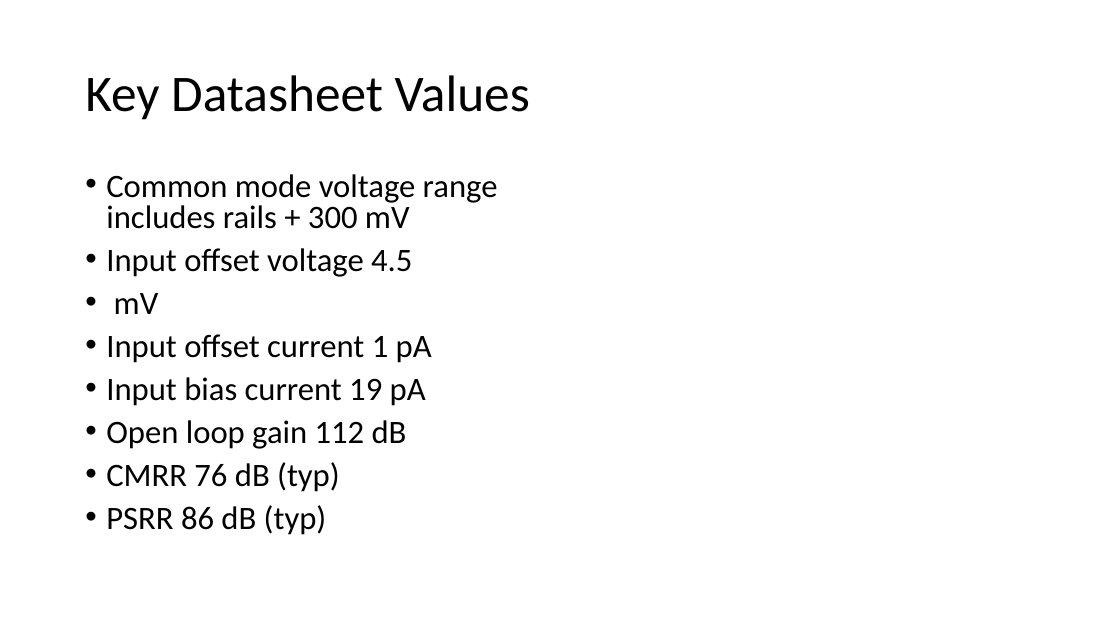
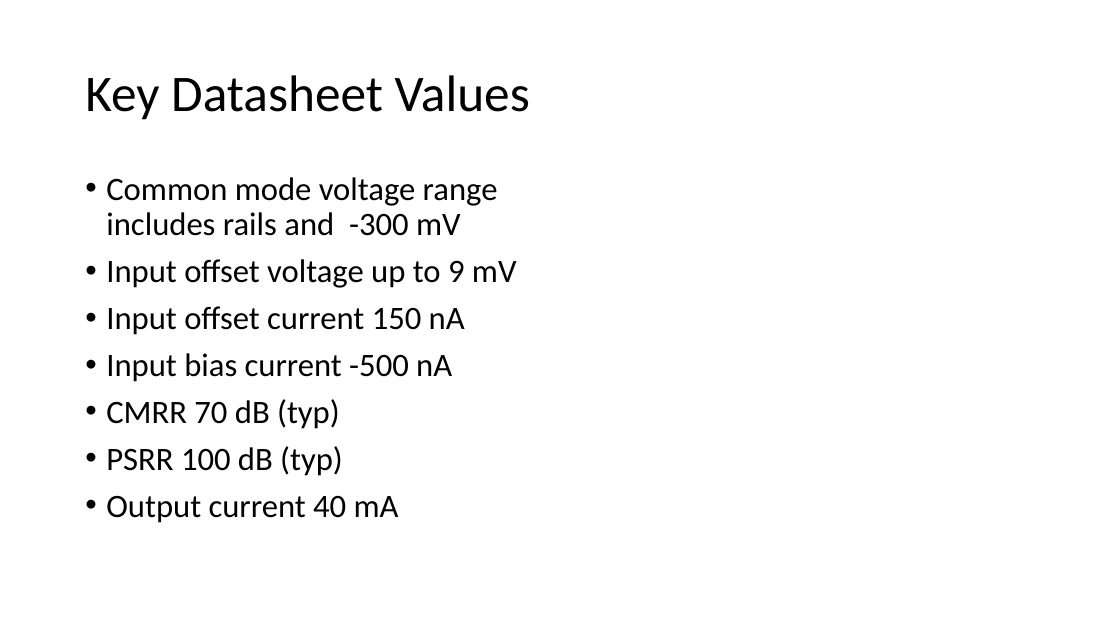
Before and after one commit to logos-electromechanical/SensorWorkshop, a slide deck: slide 36 of presentation/Mobile Sensors Workshop, Part 1.pptx (slide 34 before the commit). Drawn at 1120x630 pixels with LibreOffice and Linux fonts; fonts in the diff are those of the drawing; grey boxes stand for pictures. Boxes give left, top, right and bottom in pixels: in the first picture for what was removed or moved away, otherwise in the second. Text is boxed around its words. In the diff, an @@ line names an element or a change of style, - is before the commit and + after.

```diff
--- a/presentation/Mobile Sensors Workshop, Part 1.pptx
+++ b/presentation/Mobile Sensors Workshop, Part 1.pptx
@@ text at [106,177,517,523]: text changed @@
-• Common mode voltage range includes rails + 300 mV
-• Input offset voltage 4.5
-• mV
-• Input offset current 1 pA
-• Input bias current 19 pA
-• Open loop gain 112 dB
-• CMRR 76 dB (typ)
-• PSRR 86 dB (typ)
+• Common mode voltage range includes rails and -300 mV
+• Input offset voltage up to 9 mV
+• Input offset current 150 nA
+• Input bias current -500 nA
+• CMRR 70 dB (typ)
+• PSRR 100 dB (typ)
+• Output current 40 mA
```
Also in this commit, not shown: 8 other slides changed, 2 slides added, 8 other files.
